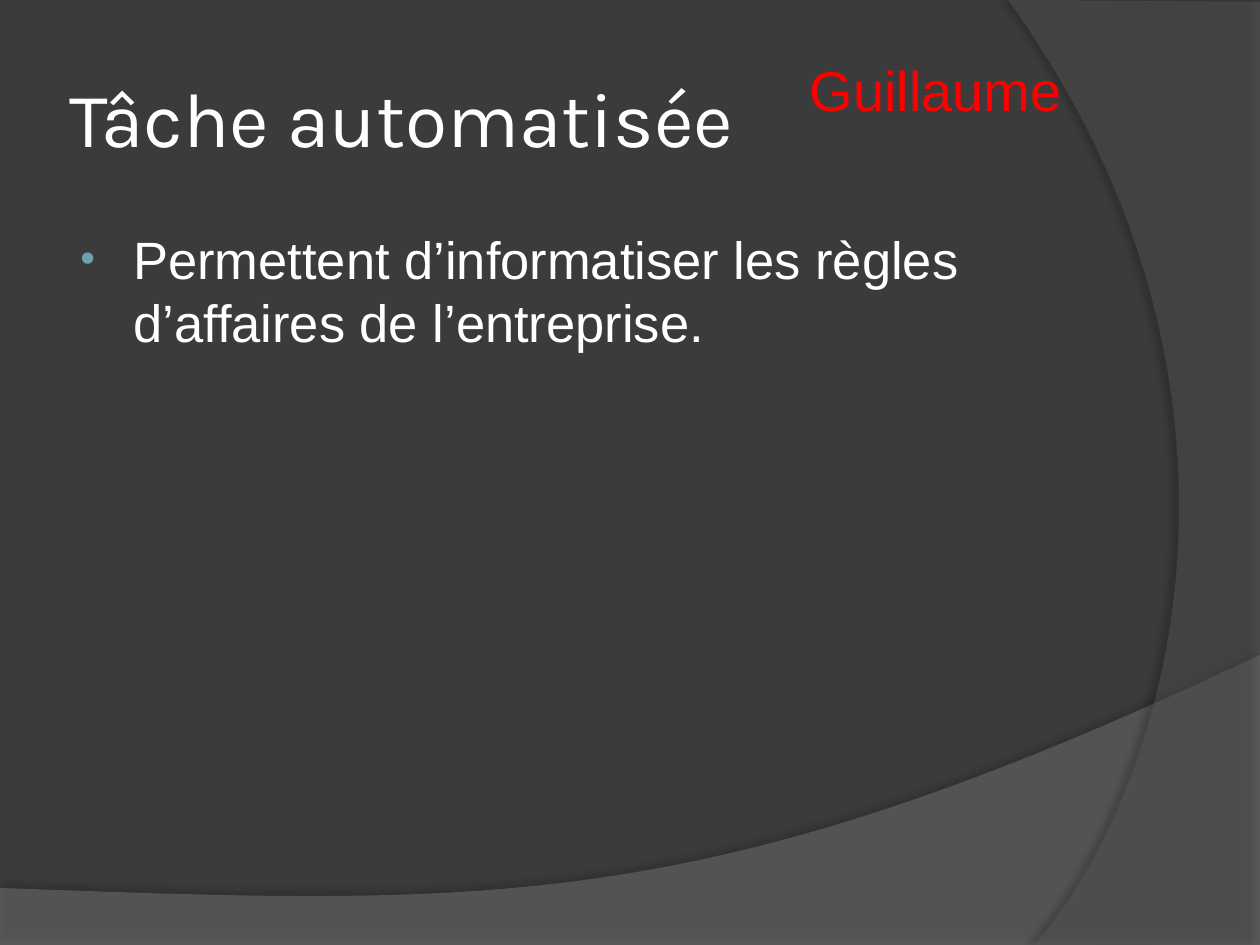
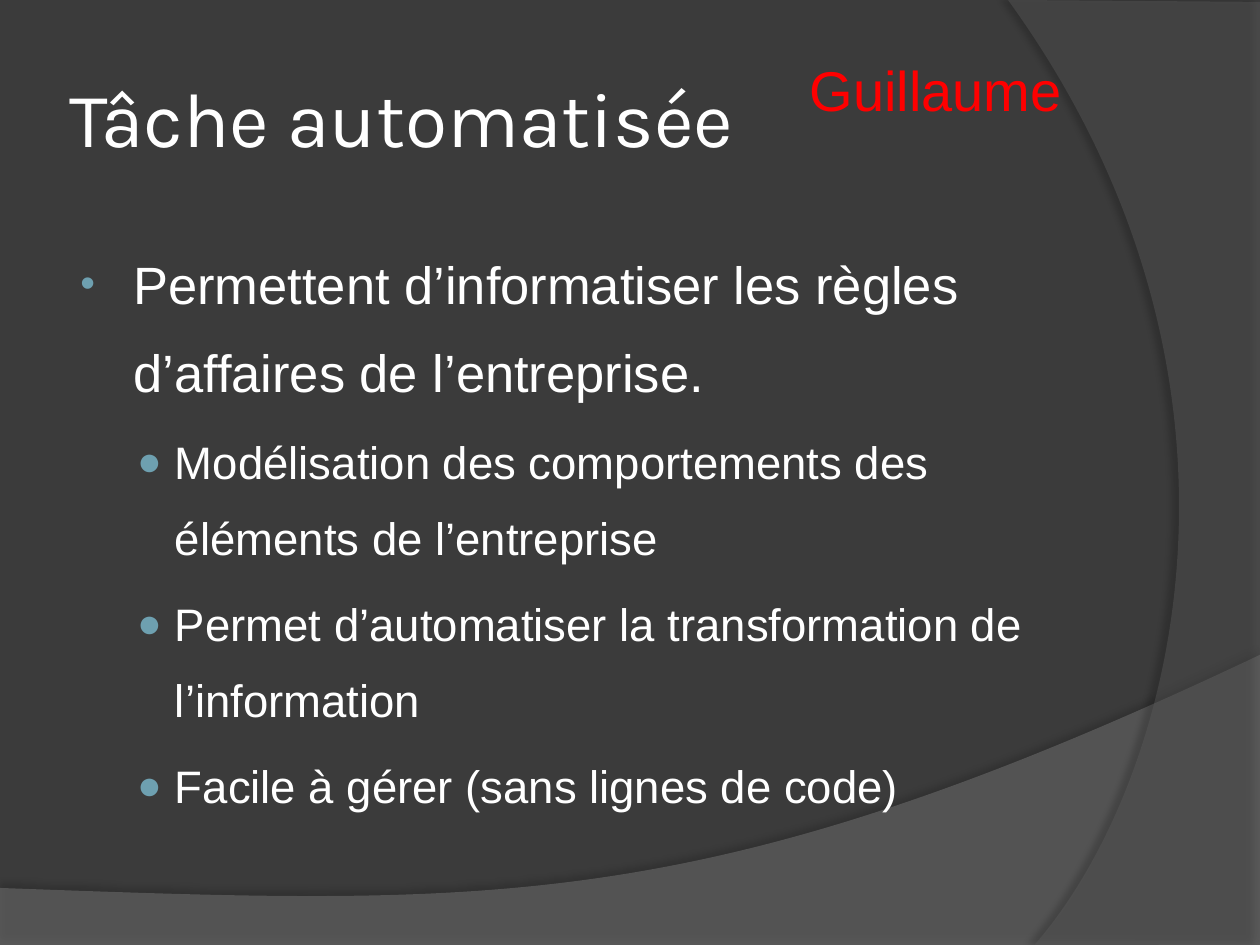
Before and after one commit to udovisdevoh/newtonerp, a slide deck: slide 8 of NewtonERP/Documentation/BeeERP_presentation.pptx. Drawn at 1260x945 pixels with LibreOffice and Linux fonts; fonts in the diff are those of the drawing. Boxes give left, top, right and bottom in pixels: in the first picture for what was removed or moved away, otherwise in the second. Text is boxed around its words. In the diff, an @@ line names an element or a change of style, - is before the commit and + after.

```diff
--- a/NewtonERP/Documentation/BeeERP_presentation.pptx
+++ b/NewtonERP/Documentation/BeeERP_presentation.pptx
@@ text at [133,265,958,403]: line spacing 1 to 1.4 @@
@@ text at [175,445,1022,812]: paragraphs added @@
+  ● Modélisation des comportements des éléments de l’entreprise
+  ● Permet d’automatiser la transformation de l’information
+  ● Facile à gérer (sans lignes de code)
```
Also in this commit, not shown: 8 other slides changed.
